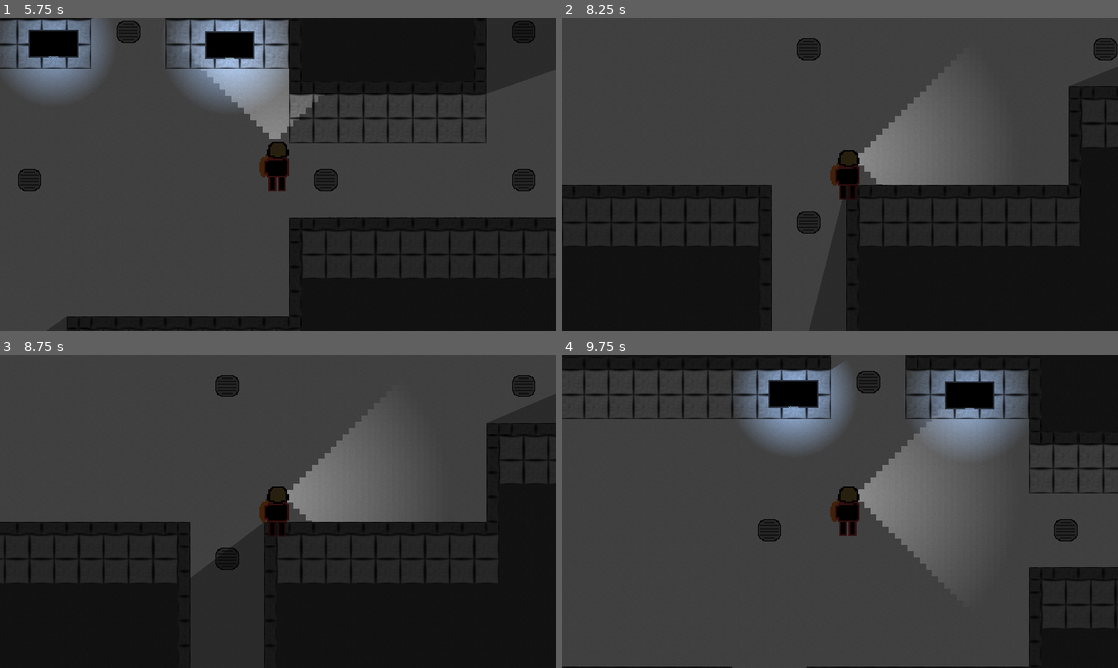
Above: before the commit, frames 1-4 (two rows, left to right).
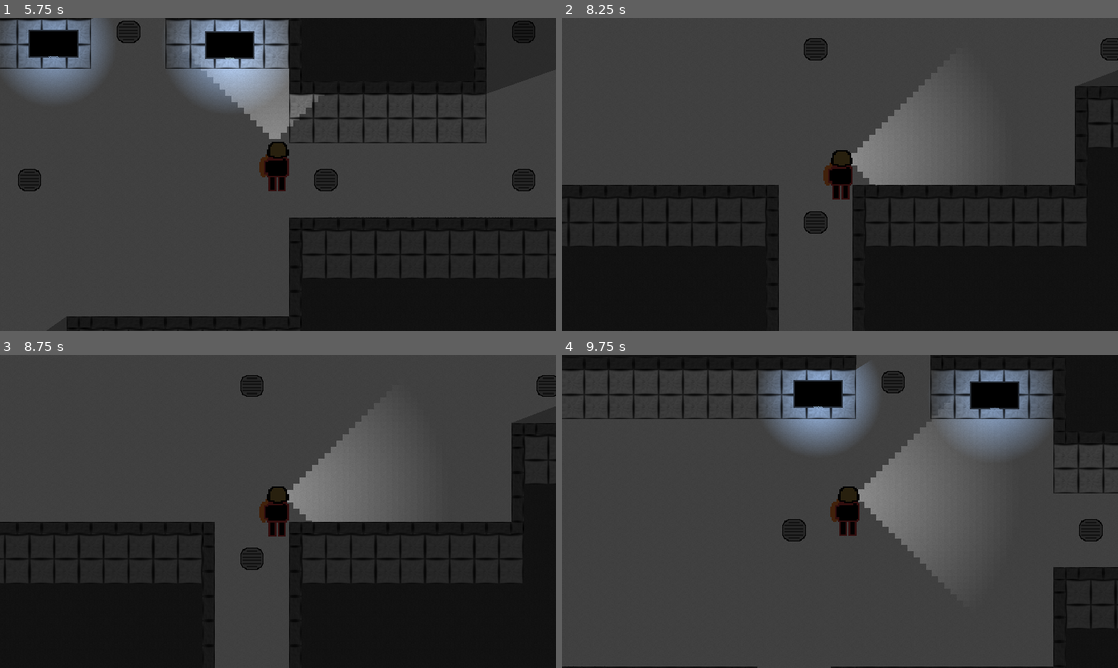
Above: after the commit, the same moments.

Repository: craftablescience/GithubGameOff2020
Game: Godot game, scene res://scenes/Main.tscn
Same seed, same stepped clock (60 frames per second), same inputs: the game is played once before the commit and once after it. Video files are missing from this copy of the repository; at most half a second of black plays in their place.
Inputs:
- Up to frame 1 (5.75 s): click "Play" at 0.5 s; click "Play" at 1.25 s; click "New Game" at 2 s; tap Enter at 2.75 s; hold Right (ui_right) 2.78-3.53 s; hold Shift (player_sprint) 2.78-3.53 s; hold Down (ui_down) 3.53-4.28 s; tap Shift (player_sprint) at 3.6, 5.1 s; hold Right (ui_right) 4.28-5.03 s; hold Shift (player_sprint) 4.28-5.03 s; hold Up (ui_up) from 5.03 s (still down)
- Up to frame 2 (8.25 s): release Up (ui_up) at 5.78 s; hold Shift (player_sprint) 5.78-6.53 s; hold Left (ui_left) 5.78-7.28 s; tap Shift (player_sprint) at 6.6, 8.1 s; hold Down (ui_down) 7.28-8.03 s; hold Shift (player_sprint) 7.28-8.03 s; hold Right (ui_right) from 8.03 s (still down)
- Up to frame 3 (8.75 s): keep holding Right (ui_right)
- Up to frame 4 (9.75 s): tap Space at 8.75 s; release Right (ui_right) at 8.78 s; hold Up (ui_up) 8.78-9.53 s; hold Shift (player_sprint) 8.78-9.53 s; hold Right (ui_right) from 9.53 s (still down); tap Shift (player_sprint) at 9.6 s

Frame 1 is identical in both runs. In frame 2, 3.9% of the frame differs, in the area x 0-100%, y 6-100%; in frame 3, 5.9%; in frame 4, 12%, in the area x 30-98%, y 0-100%.

Commit message:
Bugfix: missing collision shape on inverted corners

Diff:
--- a/tilesets/Environment.tres
+++ b/tilesets/Environment.tres
@@ -34,6 +34,12 @@
 
 [sub_resource type="OccluderPolygon2D" id=5]
 polygon = PoolVector2Array( 0, -16, 16, -16, 16, 16, -16, 16, -16, 0, 0, 0 )
+
+[sub_resource type="ConvexPolygonShape2D" id=6]
+points = PoolVector2Array( 0, -16, 16, -16, 16, 16, 0, 0 )
+
+[sub_resource type="ConvexPolygonShape2D" id=7]
+points = PoolVector2Array( 0, 0, 16, 16, -16, 16, -16, 0 )
 
 [resource]
 0/name = "Placeholder_Grey"
@@ -243,11 +249,24 @@
 13/occluder_offset = Vector2( 16, 16 )
 13/occluder = SubResource( 5 )
 13/navigation_offset = Vector2( 16, 16 )
-13/shape_offset = Vector2( 0, 0 )
-13/shape_transform = Transform2D( 1, 0, 0, 1, 0, 0 )
+13/shape_offset = Vector2( 16, 16 )
+13/shape_transform = Transform2D( 1, 0, 0, 1, 16, 16 )
+13/shape = SubResource( 6 )
 13/shape_one_way = false
-13/shape_one_way_margin = 0.0
-13/shapes = [  ]
+13/shape_one_way_margin = 1.0
+13/shapes = [ {
+"autotile_coord": Vector2( 0, 0 ),
+"one_way": false,
+"one_way_margin": 1.0,
+"shape": SubResource( 6 ),
+"shape_transform": Transform2D( 1, 0, 0, 1, 16, 16 )
+}, {
+"autotile_coord": Vector2( 0, 0 ),
+"one_way": false,
+"one_way_margin": 1.0,
+"shape": SubResource( 7 ),
+"shape_transform": Transform2D( 1, 0, 0, 1, 16, 16 )
+} ]
 13/z_index = 0
 14/name = "WallPanelExternal"
 14/texture = ExtResource( 11 )
--- a/tilesets/Environment.tscn
+++ b/tilesets/Environment.tscn
@@ -107,15 +107,20 @@
 texture = ExtResource( 17 )
 
 [node name="LightOccluder2D" type="LightOccluder2D" parent="WallPanelCorner"]
-occluder = SubResource( 5 )
+occluder = SubResource( 4 )
 
 [node name="WallPanelCornerInverse" type="Sprite" parent="."]
 position = Vector2( 0, 64 )
 texture = ExtResource( 11 )
 
+[node name="StaticBody2D" type="StaticBody2D" parent="WallPanelCornerInverse"]
+
+[node name="CollisionPolygon2D" type="CollisionPolygon2D" parent="WallPanelCornerInverse/StaticBody2D"]
+polygon = PoolVector2Array( 0, -16, 0, 0, -16, 0, -16, 16, 16, 16, 16, -16 )
+
 [node name="LightOccluder2D" type="LightOccluder2D" parent="WallPanelCornerInverse"]
 light_mask = 2
-occluder = SubResource( 4 )
+occluder = SubResource( 5 )
 light_mask = 2
 
 [node name="WallPanelExternal" type="Sprite" parent="."]
Not shown: 3 places in tilesets/Environment.tres that only renumber resources
Not shown: 1 places in tilesets/Environment.tscn that only renumber resources
